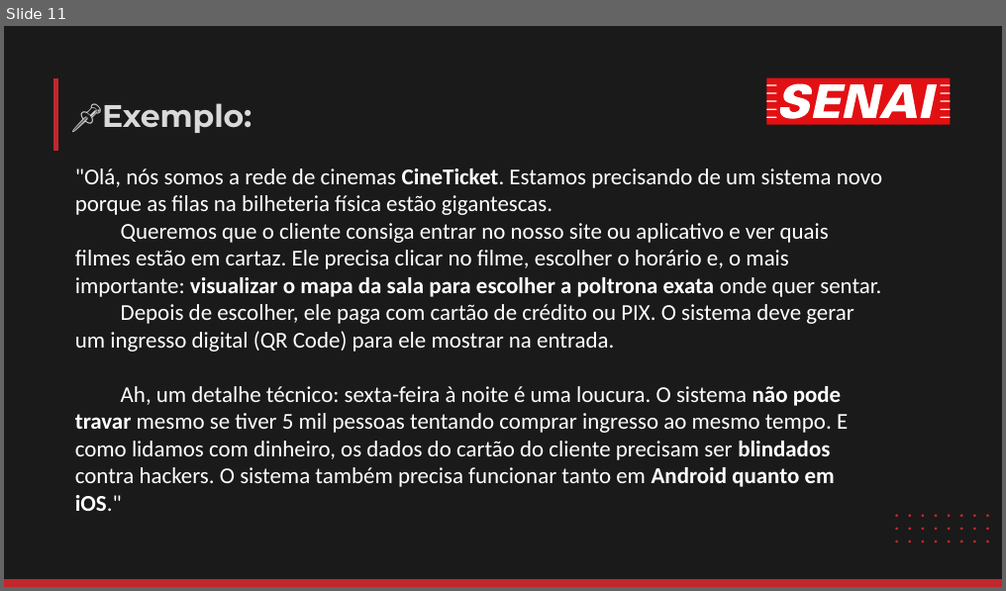
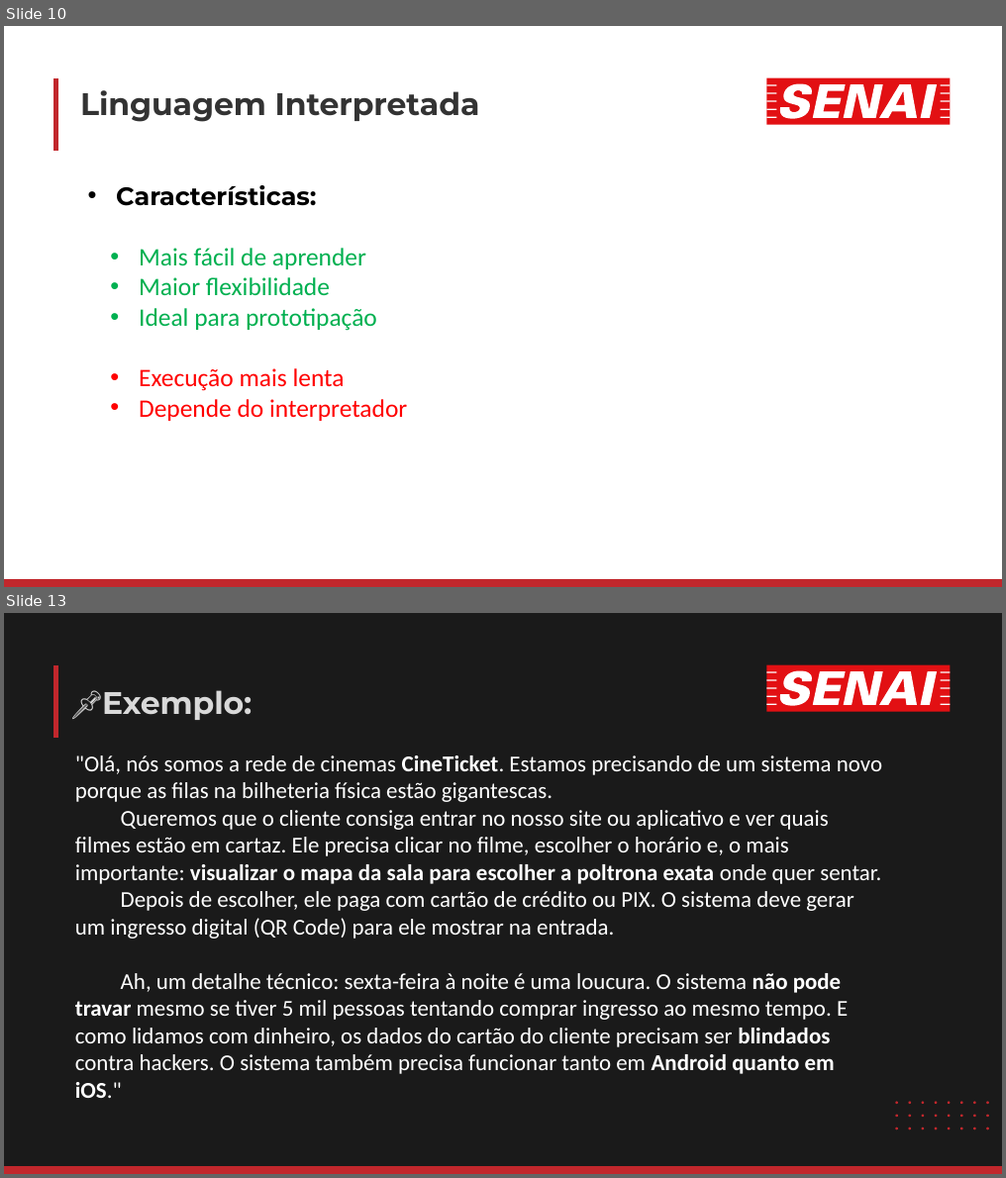
Before and after one commit to luisfernandospoljaric/senai2026, a slide deck: ds/seduc/1des/01-lopal/Aula02/LógicaAula2.pptx. Shown one above the other, each under a label of ours: slide 11 before the commit, slides 10 and 13 after it; the slides between them are not shown. The pictures are 1006x591 and 1006x1178 pixels, drawn with LibreOffice and Linux fonts; fonts in the diff are those of the drawing. Boxes give left, top, right and bottom in pixels: in the first picture for what was removed or moved away, otherwise in the second. Text is boxed around its words. In the diff, an @@ line names an element or a change of style, - is before the commit and + after.

```diff
--- a/ds/seduc/1des/01-lopal/Aula02/LógicaAula2.pptx
+++ b/ds/seduc/1des/01-lopal/Aula02/LógicaAula2.pptx
@@ slide 10 added at [4, 26, 1002, 587], background #FFFFFF @@
@@ freeform shape added at [56, 78, 56, 151], outline #C1272C 8.24 pt @@
@@ freeform shape added at [766, 78, 949, 125], fill #E21013 @@
@@ freeform shape added at [766, 84, 949, 119], fill #FFFFFF @@
@@ title added at [80, 90, 480, 122], 49.5 pt, text #333333, bold @@
+Linguagem Interpretada
@@ text added at [116, 185, 407, 421], 40 pt, text #00B050 @@
+• Características:
+  • Mais fácil de aprender
+  • Maior flexibilidade
+  • Ideal para prototipação
+  • Execução mais lenta
+  • Depende do interpretador
@@ freeform shape added at [4, 579, 1002, 587], fill #C1272C @@
@@ what was slide 11 is now slide 13 @@
```
Also in this commit, not shown: 4 slides changed, 7 other slides added, 6 slides removed, 2 other files.
